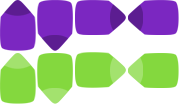
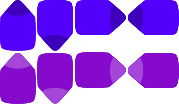
Comparing the layer stacks of the two 179 x 104 images. Changes:
painted on "color" (1st of 8, in "color-down") over 0, 0, 36, 51
painted on "color" (2nd of 8, in "color-up") over 37, 0, 73, 51
painted on "color" (3rd of 8, in "color-left") over 75, 0, 126, 35
painted on "color" (4th of 8, in "color-right") over 128, 0, 179, 35
painted on "color" (5th of 8, in "highlight-down") over 0, 53, 36, 104
painted on "color" (6th of 8, in "highlight-up") over 37, 53, 73, 104
painted on "color" (7th of 8, in "highlight-left") over 75, 52, 126, 88
painted on "color" (8th of 8, in "highlight-right") over 128, 53, 179, 88
